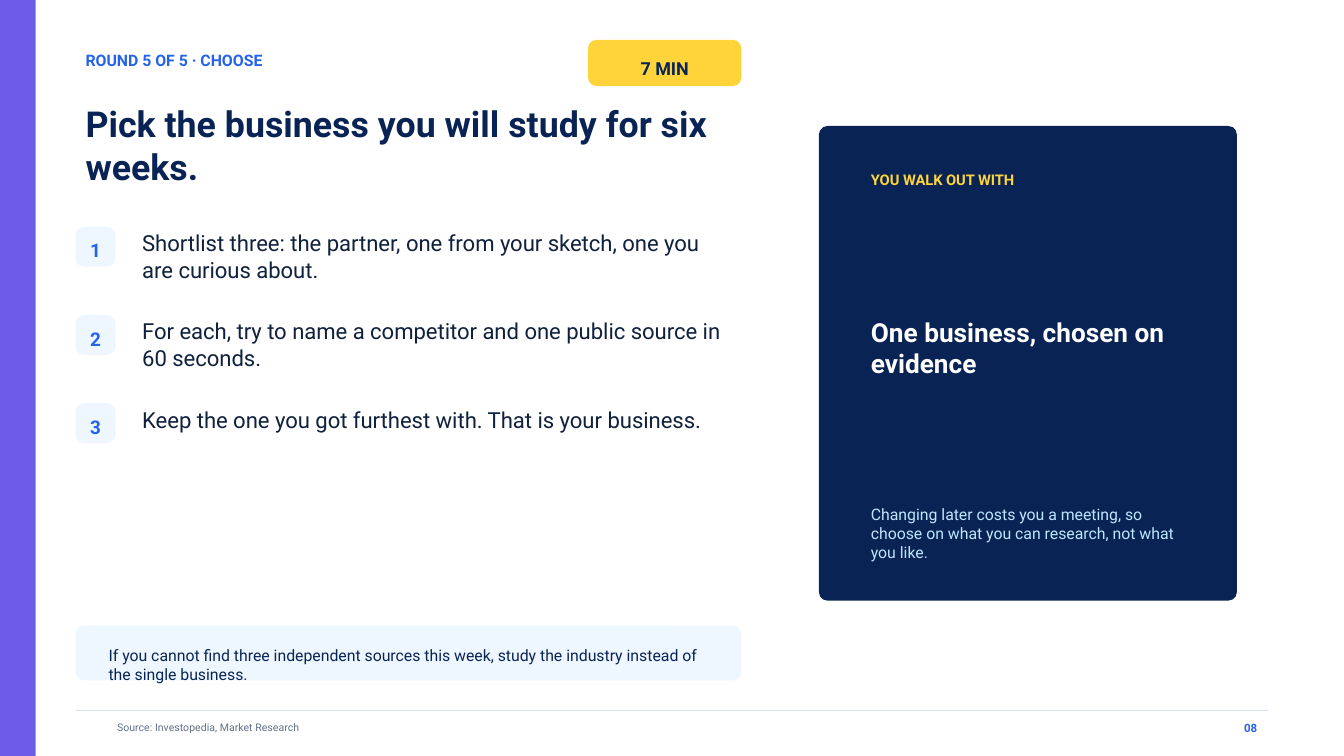
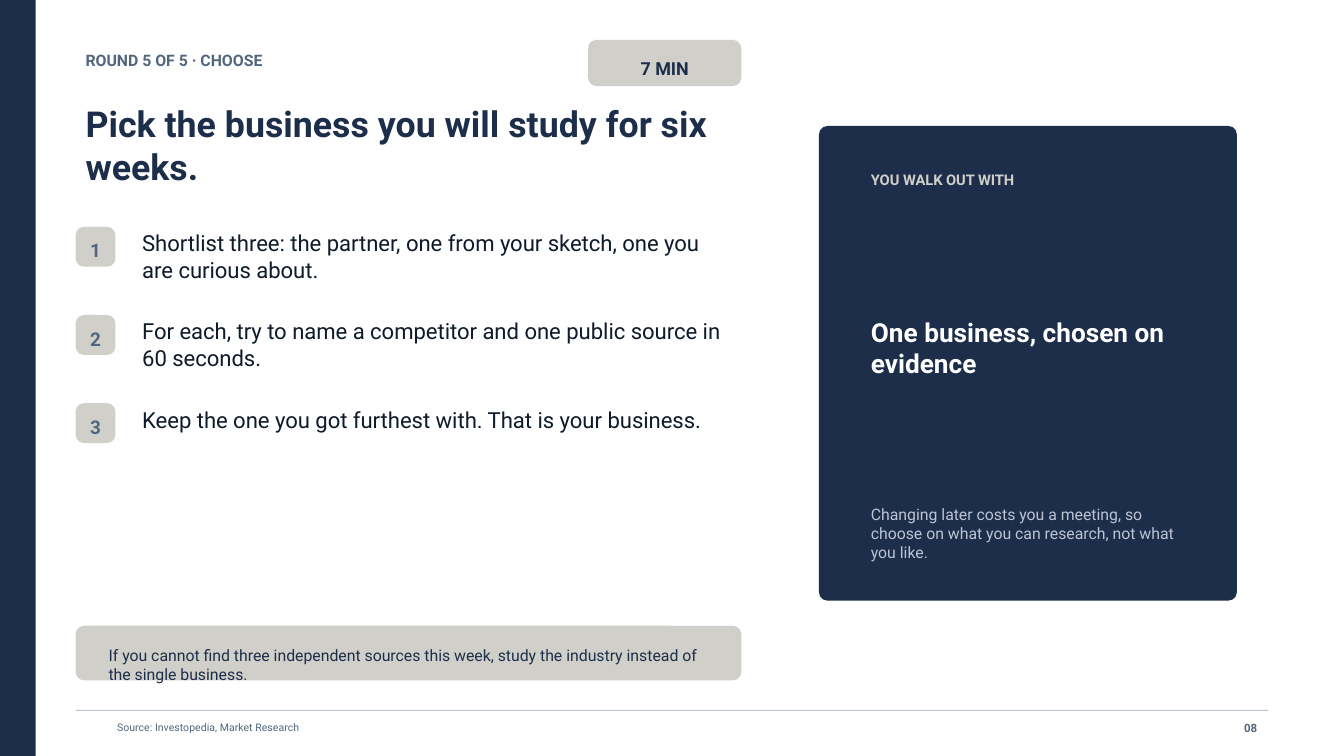
Before and after one commit to jadalin100/career-canvas, a slide deck: slide 8 of slides/output/Career_Canvas_Meeting_2_Meet_The_Business.pptx. Drawn at 1344x756 pixels with LibreOffice and Linux fonts; fonts in the diff are those of the drawing. Boxes give left, top, right and bottom in pixels: in the first picture for what was removed or moved away, otherwise in the second. Text is boxed around its words. In the diff, an @@ line names an element or a change of style, - is before the commit and + after.

```diff
--- a/slides/output/Career_Canvas_Meeting_2_Meet_The_Business.pptx
+++ b/slides/output/Career_Canvas_Meeting_2_Meet_The_Business.pptx
@@ rectangle at [0, 0, 35, 756]: fill #6C5CE7 to #1C2E4A @@
@@ rounded rectangle at [588, 40, 741, 87]: fill #FFD43B to #D1CFC9 @@
@@ rounded rectangle at [819, 126, 1237, 601]: fill #092454 to #1C2E4A @@
@@ text "YOU WALK OUT WITH" at [871, 174, 1014, 185]: text colour #FFD43B to #D1CFC9 @@
@@ text colour #10213D to #0F1A2B in 3 elements at [142, 234, 699, 279], [142, 322, 721, 367], [142, 411, 701, 433] @@
@@ text "Changing later costs you a ..." at [871, 508, 1173, 562]: text colour #BFE6FF to #BDC4D4 @@
@@ fill #EEF7FF to #D1CFC9 in 4 elements at [76, 227, 116, 267], [76, 315, 116, 355], [76, 403, 116, 444], [76, 626, 741, 681] @@
@@ text colour #092454 to #1C2E4A in 3 elements at [641, 62, 688, 75], [86, 110, 707, 181], [109, 649, 697, 685] @@
@@ rectangle at [76, 710, 1268, 711]: fill #D8E5F2 to #BDC4D4 @@
@@ text "Source: Investopedia, Market Research" at [117, 723, 299, 733]: text colour #61718A to #52677D @@
@@ text colour #2563EB to #52677D in 5 elements at [86, 54, 262, 66], [90, 244, 101, 257], [90, 332, 101, 346], [90, 420, 101, 434], [1244, 724, 1257, 732] @@
```
Also in this commit, not shown: 10 other slides changed, 16 other files.
